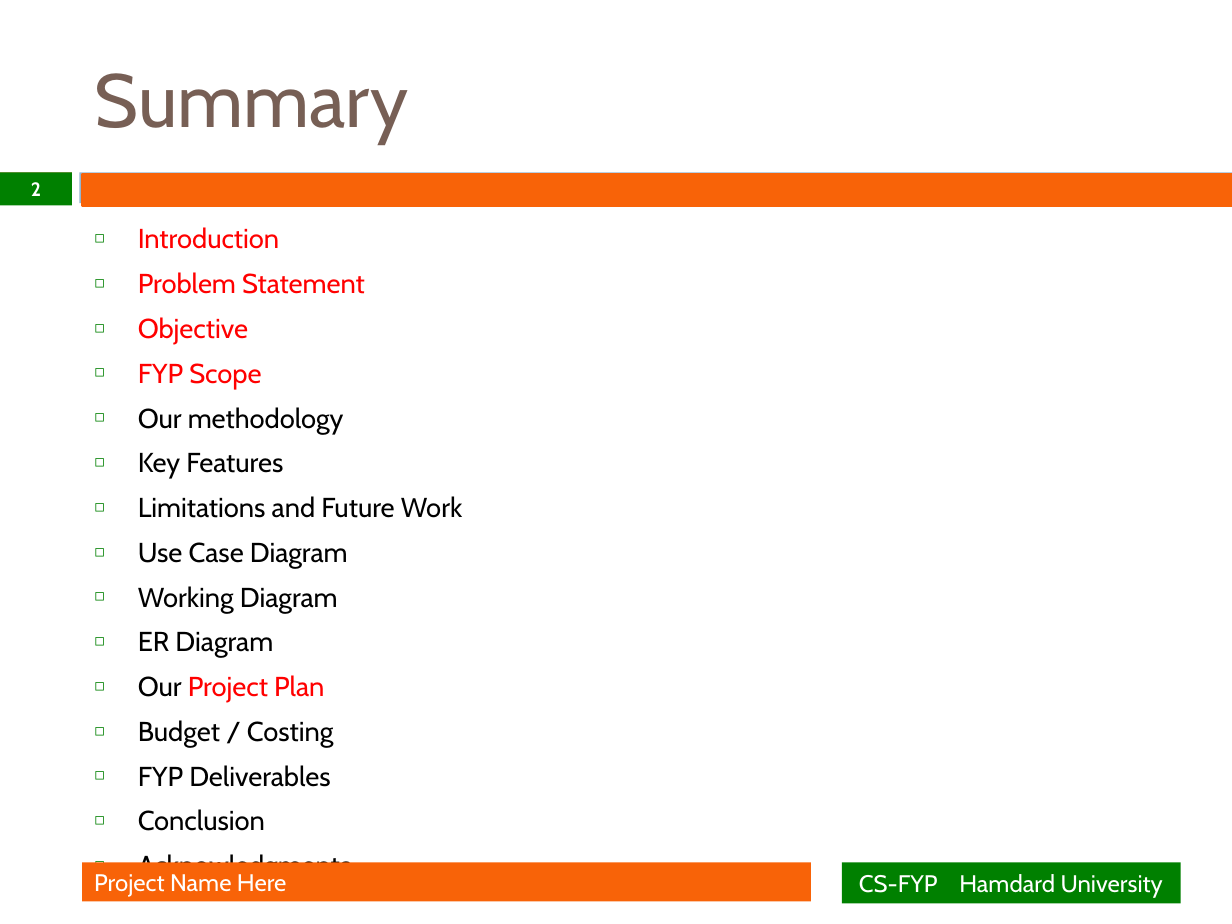
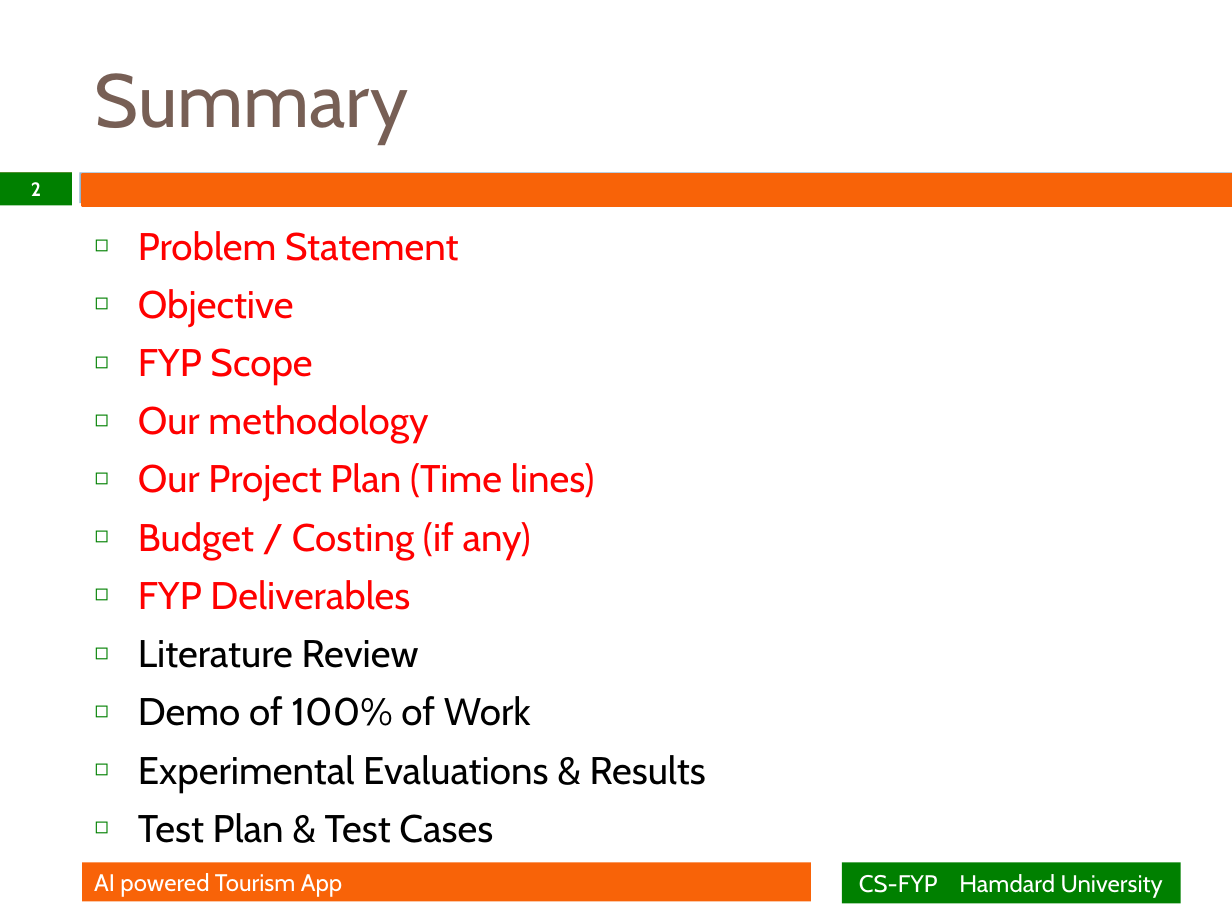
Before and after one commit to Daniyal702/TourismAppWithDocs, a slide deck: slide 2 of FYP Presentation.pptx. Drawn at 1232x924 pixels with LibreOffice and Linux fonts; fonts in the diff are those of the drawing; background and template pictures are left out. Boxes give left, top, right and bottom in pixels: in the first picture for what was removed or moved away, otherwise in the second. Text is boxed around its words. In the diff, an @@ line names an element or a change of style, - is before the commit and + after.

```diff
--- a/FYP Presentation.pptx
+++ b/FYP Presentation.pptx
@@ text at (138,227,279,249): paragraph removed @@
-◻ Introduction
@@ text at (138,231,459,610): size 16 to 22.5 pt in "Problem Statement", "Objective", "FYP Scope", "Our methodology" and 1 more places; text colour #000000 to #FF0000 in "Our methodology", "FYP Deliverables" @@
@@ text at (138,463,595,560): text changed; size 16 to 22.5 pt; text colour #000000 to #FF0000 @@
-◻ Key Features
-◻ Limitations and Future Work
-◻ Use Case Diagram
-◻ Working Diagram
-◻ ER Diagram
-◻ Our Project Plan
-◻ Budget / Costing
+◻ Our Project Plan (Time lines)
+◻ Budget / Costing (if any)
@@ text at (138,640,706,909): text changed; size 16 to 22.5 pt @@
-◻ Conclusion
-◻ Acknowledgments
+◻ Literature Review
+◻ Demo of 100% of Work
+◻ Experimental Evaluations & Results
+◻ Test Plan & Test Cases
+◻ References
@@ text in rectangle at (94,873,342,897): text changed @@
-Project Name Here
+AI powered Tourism App
```
Also in this commit, not shown: 13 other slides changed, 2 slides added, 2 slides removed.
